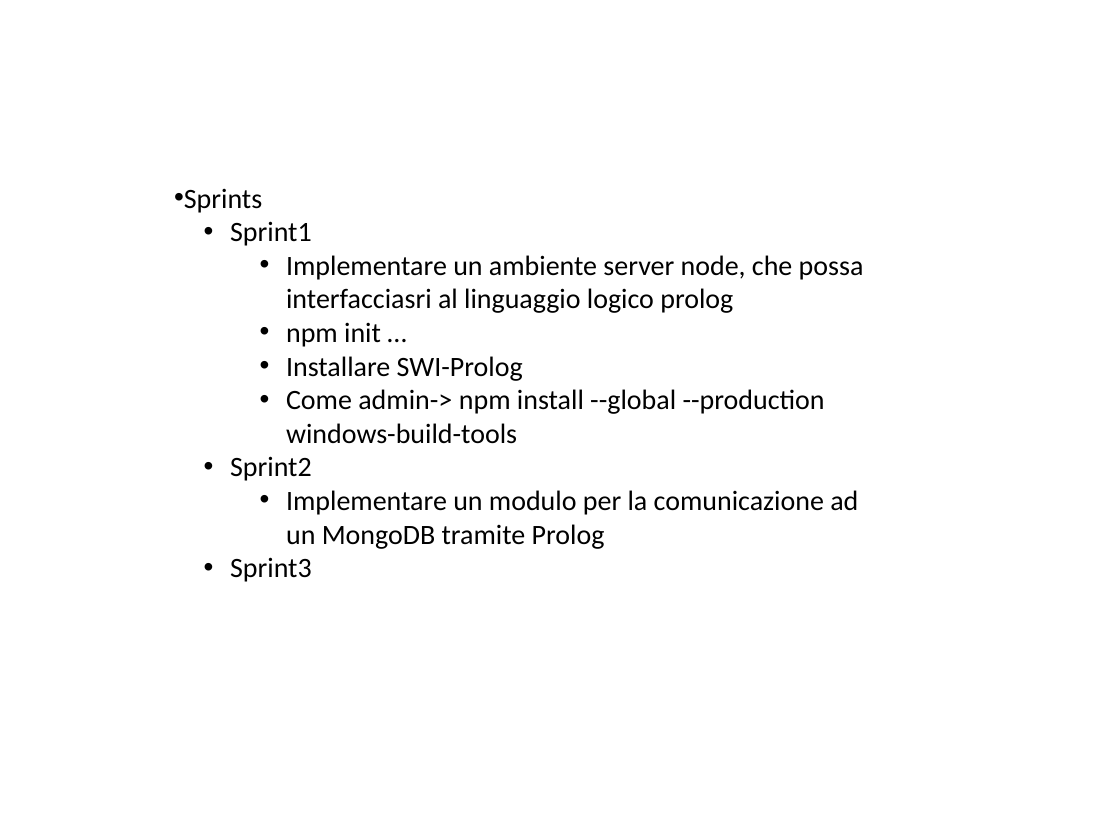
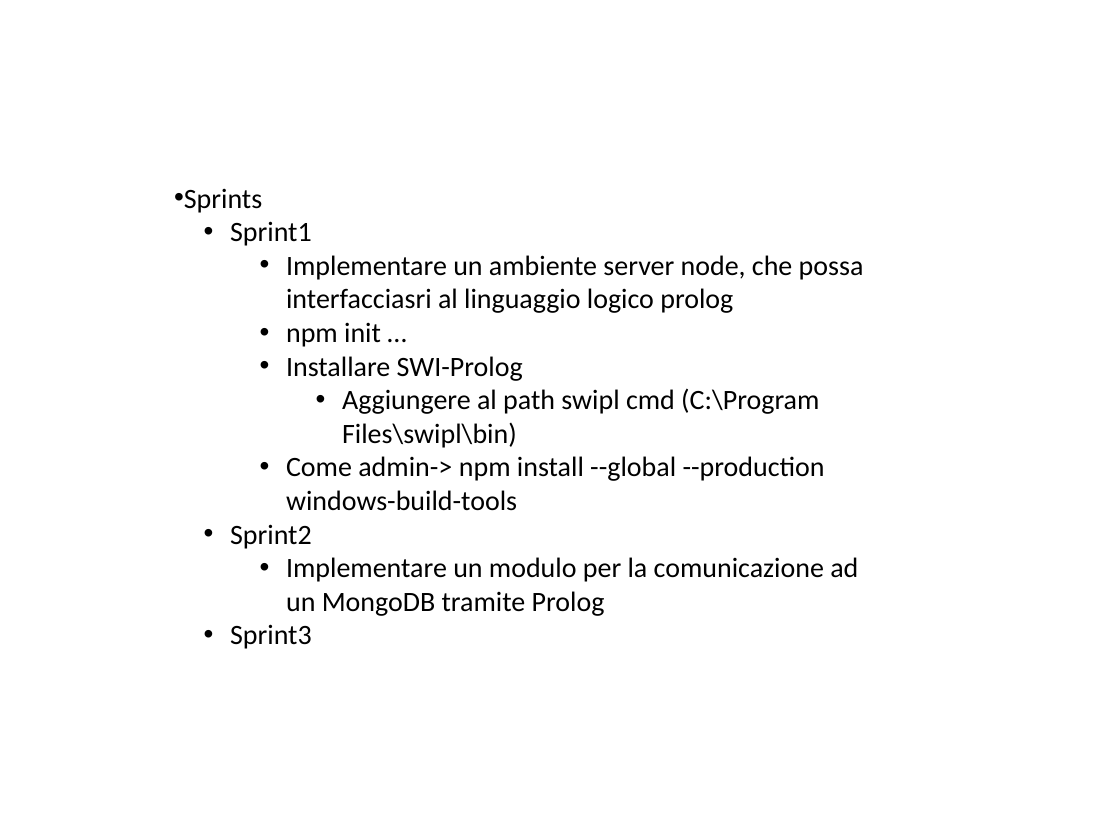
Before and after one commit to FerrariAndrea/Node-Prolog-SurveyEngine, a slide deck: slide 1 of Relazione.pptx. Drawn at 1120x840 pixels with LibreOffice and Linux fonts; fonts in the diff are those of the drawing. Boxes give left, top, right and bottom in pixels: in the first picture for what was removed or moved away, otherwise in the second. Text is boxed around its words. In the diff, an @@ line names an element or a change of style, - is before the commit and + after.

```diff
--- a/Relazione.pptx
+++ b/Relazione.pptx
@@ text at [342, 388, 819, 448]: paragraph added @@
+      • Aggiungere al path swipl cmd (C:\Program Files\swipl\bin)
```
Also in this commit, not shown: 27 other files.
